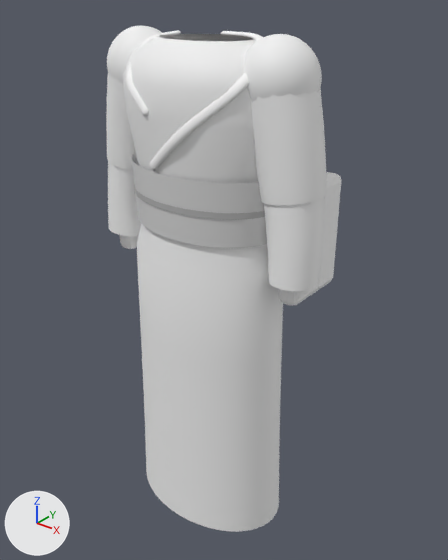
The glTF model models/avatar/OnePiece/BaseMan_OnePiece_Kimono.glb as it was, and as the next commit left it.
One viewpoint serves both versions: a 50 mm lens placed at (0.645, -0.761, 1.029), pointed at (0.01, 0.033, 0.537). Arrows for +X, +Y and +Z are at lower left; the lights stay in place. The first picture is the older version. Where no turn or scale is listed for an object, it has been applied to the vertices. Vertices at exactly the same position are counted once.

Objects in the first picture: 'OnePiece_Kimono_CollarTop', 'OnePiece_Kimono_CollarUnder', 'OnePiece_Kimono_ForearmL', 'OnePiece_Kimono_ForearmR', 'OnePiece_Kimono_Obi', 'OnePiece_Kimono_Obijime', 'OnePiece_Kimono_Robe', 'OnePiece_Kimono_ShoulderL', 'OnePiece_Kimono_ShoulderR', 'OnePiece_Kimono_SleeveL', 'OnePiece_Kimono_SleeveR', 'OnePiece_Kimono_TamotoL', 'OnePiece_Kimono_TamotoR'.
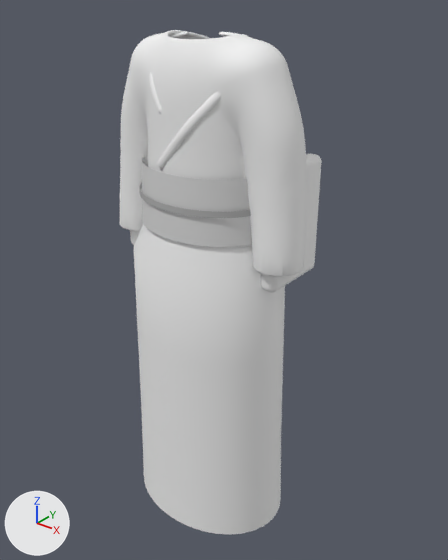
The edits, one by one:
me_onepiece_kimono_collartop is used by ob_onepiece_kimono_collartop; location (0.0, 0.0, 0.0).
me_onepiece_kimono_collartop had 412 vertices, 820 faces and spanned x -0.041..0.127, y -0.103..0.065, z 0.759..0.956.
me_onepiece_kimono_collartop now has 412 vertices, 820 faces and spans x -0.034..0.089, y -0.085..0.054, z 0.76..0.955.
me_onepiece_kimono_collartop part 1: 412 of 412 vertices moved; they spanned x -0.041..0.127, y -0.103..0.065, z 0.759..0.956 and now span x -0.034..0.089, y -0.085..0.054, z 0.76..0.955; mean shift (-0.016, 0.007, -0.002).
me_onepiece_kimono_collarunder is used by ob_onepiece_kimono_collarunder; location (0.0, 0.0, 0.0).
me_onepiece_kimono_collarunder had 252 vertices, 500 faces and spanned x -0.106..-0.0261, y -0.103..0.0275, z 0.845..0.9552.
me_onepiece_kimono_collarunder now has 252 vertices, 500 faces and spans x -0.0745..-0.0165, y -0.0802..0.0225, z 0.8466..0.9547.
me_onepiece_kimono_collarunder part 2: 252 of 252 vertices moved; they spanned x -0.106..-0.0261, y -0.103..0.0275, z 0.845..0.9552 and now span x -0.0745..-0.0165, y -0.0802..0.0225, z 0.8466..0.9547; mean shift (0.0235, 0.0125, 0.0).
me_onepiece_kimono_obi is used by ob_onepiece_kimono_obi; location (0.0, 0.0, 0.0).
me_onepiece_kimono_obi had 112 vertices, 112 faces and spanned x -0.143..0.143, y -0.099..0.099, z 0.655..0.76.
me_onepiece_kimono_obi now has 112 vertices, 112 faces and spans x -0.124..0.124, y -0.096..0.096, z 0.655..0.76.
me_onepiece_kimono_obi part 3: 112 of 112 vertices moved; they spanned x -0.143..0.143, y -0.099..0.099, z 0.655..0.76 and now span x -0.124..0.124, y -0.096..0.096, z 0.655..0.76; mean shift (0.0, 0.0, 0.0).
me_onepiece_kimono_obijime is used by ob_onepiece_kimono_obijime; location (0.0, 0.0, 0.0).
me_onepiece_kimono_obijime had 112 vertices, 112 faces and spanned x -0.14..0.14, y -0.098..0.098, z 0.703..0.713.
me_onepiece_kimono_obijime now has 112 vertices, 112 faces and spans x -0.125..0.125, y -0.098..0.098, z 0.703..0.713.
me_onepiece_kimono_obijime part 4: the whole mesh is scaled about its middle by (0.892, 1, 1).
me_onepiece_kimono_robe is used by ob_onepiece_kimono_robe; location (0.0, 0.0, 0.0).
me_onepiece_kimono_robe had 616 vertices, 1120 faces and spanned x -0.158..0.158, y -0.107..0.107, z 0.07..0.95.
me_onepiece_kimono_robe now has 336 vertices, 560 faces and spans x -0.158..0.158, y -0.121..0.121, z 0.07..0.7.
me_onepiece_kimono_robe part 5: 608 vertices removed from x -0.157..0.157, y -0.107..0.107, z 0.07..0.95; 328 vertices added at x -0.157..0.157, y -0.121..0.121, z 0.07..0.7.
Mesh me_onepiece_kimono_top is new.
It has 7972 vertices, 16000 faces and spans x -0.193..0.193, y -0.09..0.095, z 0.58..0.957.
It uses material mat_onepiece_kimono (white #f3f3f3).
Object 'OnePiece_Kimono_ForearmL' (ob_onepiece_kimono_forearml) is deleted.
Object 'OnePiece_Kimono_ForearmR' (ob_onepiece_kimono_forearmr) is deleted.
Object 'OnePiece_Kimono_ShoulderL' (ob_onepiece_kimono_shoulderl) is deleted.
Object 'OnePiece_Kimono_ShoulderR' (ob_onepiece_kimono_shoulderr) is deleted.
Object 'OnePiece_Kimono_SleeveL' (ob_onepiece_kimono_sleevel) is deleted.
Object 'OnePiece_Kimono_SleeveR' (ob_onepiece_kimono_sleever) is deleted.
Object 'OnePiece_Kimono_TamotoL' (ob_onepiece_kimono_tamotol) is deleted.
Object 'OnePiece_Kimono_TamotoR' (ob_onepiece_kimono_tamotor) is deleted.
Object 'OnePiece_Kimono_Top' (ob_onepiece_kimono_top) is new; it shows me_onepiece_kimono_top.
Its location is (0.0, 0.0, 0.0).

What differs and where, as boxes (x1, y1, x2, y2) in the pictures (448 x 560 px):
'OnePiece_Kimono_Robe', reshaped: before (123, 34, 283, 532); after (134, 224, 285, 534)
'OnePiece_Kimono_Top', added: after (120, 30, 322, 292)
'OnePiece_Kimono_Obi', reshaped (19% narrower): before (131, 154, 267, 248); after (142, 156, 252, 247)
'OnePiece_Kimono_SleeveL', deleted: before (252, 88, 327, 206)
'OnePiece_Kimono_ForearmL', deleted: before (264, 197, 325, 291)
'OnePiece_Kimono_ShoulderL', deleted: before (244, 34, 322, 102)
'OnePiece_Kimono_SleeveR', deleted: before (106, 74, 139, 170)
'OnePiece_Kimono_TamotoL', deleted: before (279, 172, 341, 305)
'OnePiece_Kimono_ForearmR', deleted: before (108, 161, 141, 236)
'OnePiece_Kimono_CollarTop', reshaped: before (149, 31, 263, 171); after (157, 32, 238, 169)
'OnePiece_Kimono_ShoulderR', deleted: before (107, 26, 162, 83)
'OnePiece_Kimono_Obijime', rescaled (14% narrower): before (134, 184, 265, 220); after (139, 183, 251, 218)
'OnePiece_Kimono_CollarUnder', reshaped (29% narrower): before (126, 30, 181, 116); after (149, 31, 188, 113)
'OnePiece_Kimono_TamotoR', deleted (mostly hidden): before (120, 235, 138, 249)
